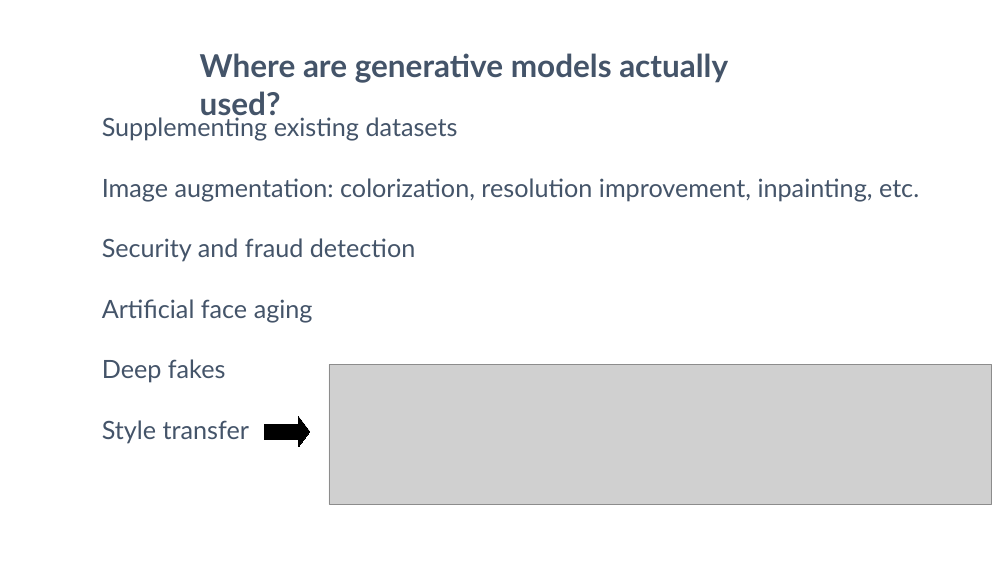
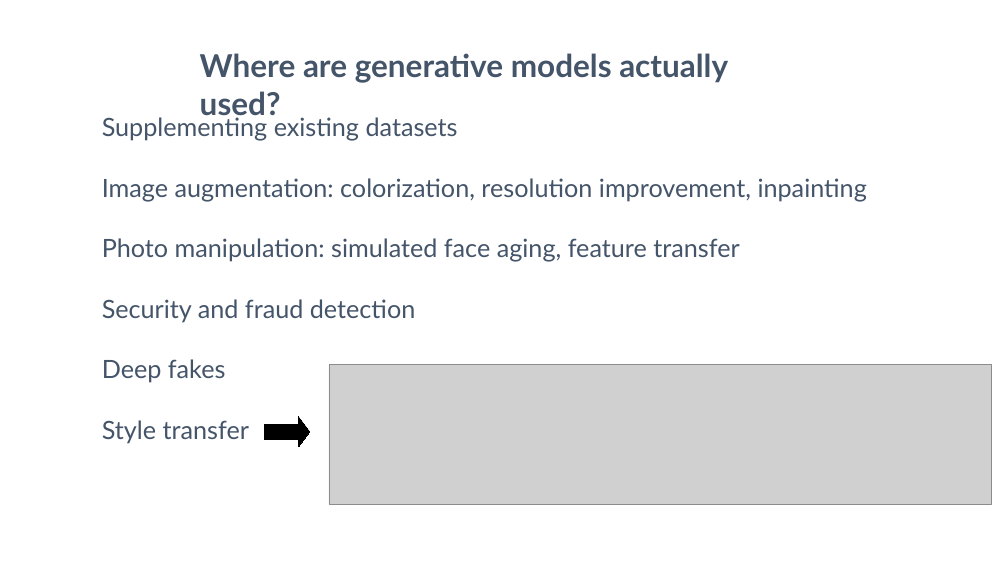
Before and after one commit to ChristopherGruber/Generative_Models, a slide deck: slide 3 of Generative_Models.odp. Drawn at 1008x567 pixels with LibreOffice and Linux fonts; fonts in the diff are those of the drawing; grey boxes stand for pictures. Boxes give left, top, right and bottom in pixels: in the first picture for what was removed or moved away, otherwise in the second. Text is boxed around its words. In the diff, an @@ line names an element or a change of style, - is before the commit and + after.

```diff
--- a/Generative_Models.odp
+++ b/Generative_Models.odp
@@ text at (102, 178, 867, 262): text changed @@
-Image augmentation: colorization, resolution improvement, inpainting, etc.
+Image augmentation: colorization, resolution improvement, inpainting
+Photo manipulation: simulated face aging, feature transfer
@@ text at (102, 299, 313, 322): paragraph removed @@
-Artificial face aging
```
Also in this commit, not shown: 3 other slides changed, 1 slide added, 1 slide removed, 5 other files.
